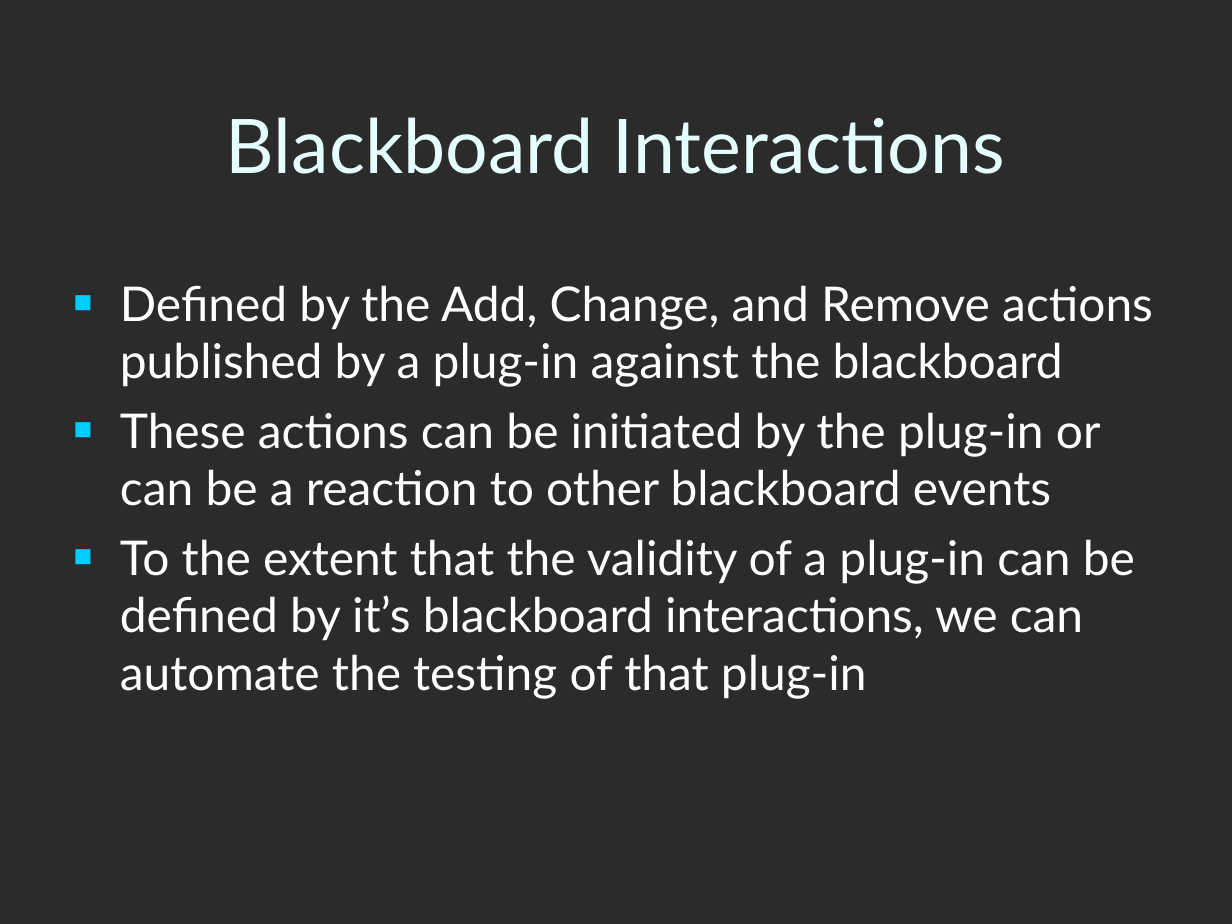
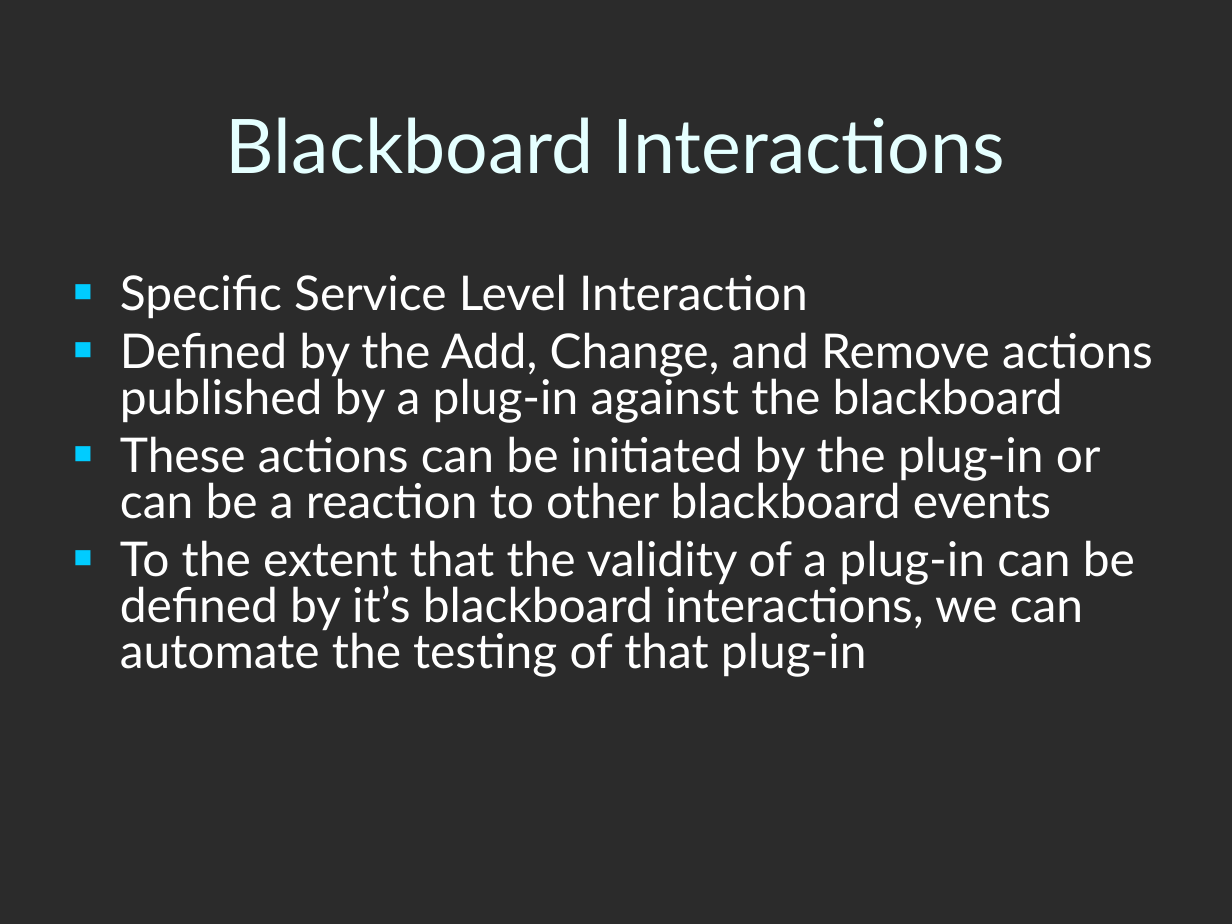
Before and after one commit to codeaudit/cougaar-cougaarunit, a slide deck: slide 8 of CougaarUnit/Cougaar Test Framework.ppt (slide 7 before the commit). Drawn at 1232x924 pixels with LibreOffice and Linux fonts; fonts in the diff are those of the drawing; background and template pictures are left out; a plain dark background stands for a picture behind light text. Boxes give left, top, right and bottom in pixels: in the first picture for what was removed or moved away, otherwise in the second. Text is boxed around its words. In the diff, an @@ line names an element or a change of style, - is before the commit and + after.

```diff
--- a/CougaarUnit/Cougaar Test Framework.ppt
+++ b/CougaarUnit/Cougaar Test Framework.ppt
@@ text at (x1=120, y1=274, x2=808, y2=319): paragraph added @@
+■ Specific Service Level Interaction
@@ text at (x1=120, y1=332, x2=1153, y2=677): line spacing 1 to 0.8 @@
```
Also in this commit, not shown: 1 other slide changed, 1 slide added.
